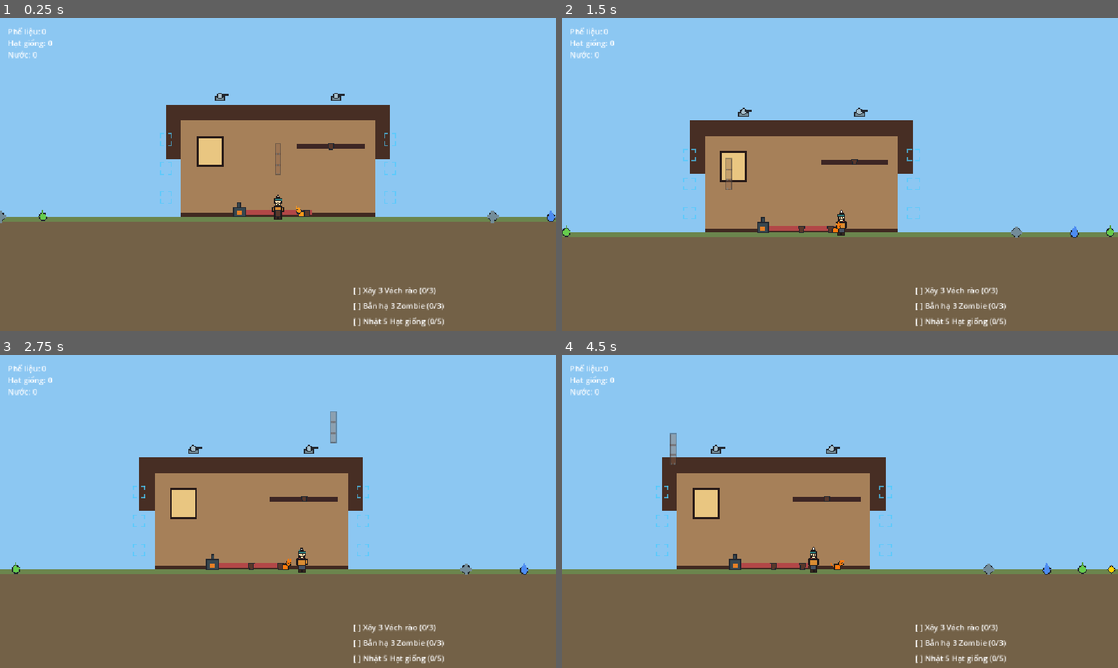
Above: before the commit, frames 1-4 (two rows, left to right).
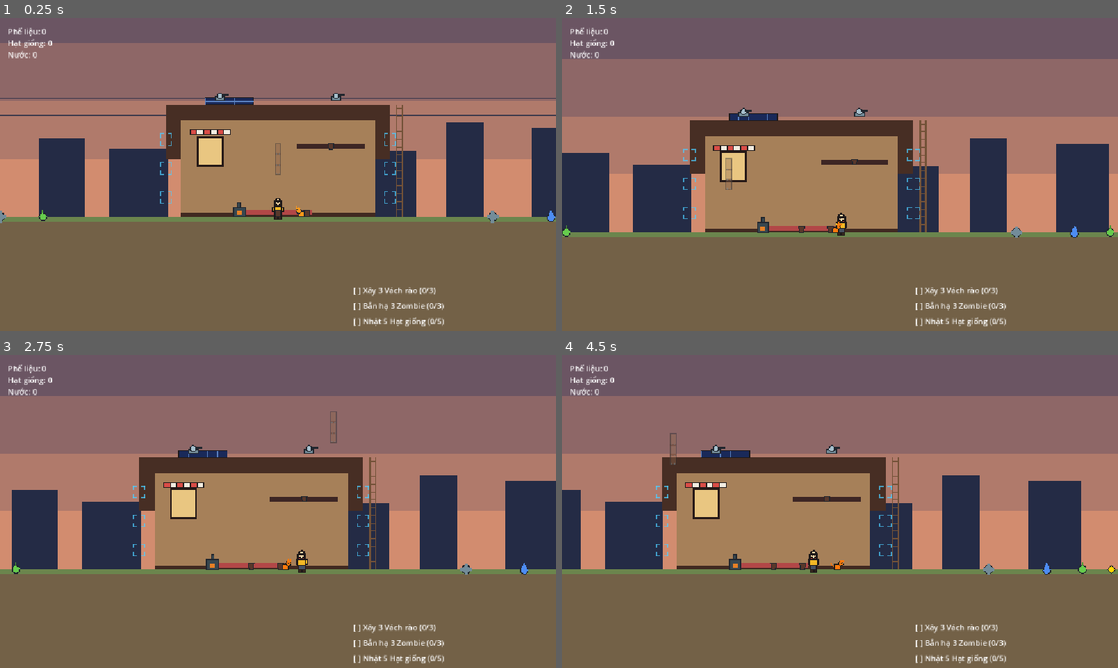
Above: after the commit, the same moments.

Repository: vuphamhocvienmatma/insomnia-dark-war
Game: Godot game, scene res://scenes/main_level.tscn
Two runs of this game, one before a commit and one after it. Both use one fixed random seed, a clock stepped at 60 frames per second and the inputs below.
Inputs (mouse positions are in pixels of both pictures, inside the frame that each line leads up to):
- Up to frame 1 (0.25 s): no input
- Up to frame 2 (1.5 s): move the mouse to (962, 158) at 0.52 s; press the mouse at (962, 158) at 0.53 s; hold Right (ui_right) 0.53-1.28 s; move the mouse to (728, 190) at 1.27 s; release the mouse at (728, 190) at 1.28 s; hold Left (ui_left) from 1.28 s (still down); tap E (interact) at 1.35 s
- Up to frame 3 (2.75 s): move the mouse to (333, 442) at 2.02 s; release Left (ui_left) at 2.03 s; press the mouse at (333, 442) at 2.03 s; hold Right (ui_right) from 2.03 s (still down)
- Up to frame 4 (4.5 s): move the mouse to (812, 574) at 2.77 s; release the mouse at (812, 574) at 2.78 s; tap E (interact) at 2.85, 4.35 s; move the mouse to (1006, 558) at 3.52 s; release Right (ui_right) at 3.53 s; press the mouse at (1006, 558) at 3.53 s; hold Left (ui_left) from 3.53 s (still down); move the mouse to (673, 464) at 4.27 s; release the mouse at (673, 464) at 4.28 s

The runs differ from the first frame. In frame 1, 50% of the frame differs, in the area x 0-100%, y 0-64%; in frame 2, 55%, in the area x 0-100%, y 0-69%; in frame 3, 55%; in frame 4, 55%.

Commit message:
dusk vibe: skyline gradient+sun+power lines, cabin awning+solar+ladder, hoodie yellow+black hair

Diff:
--- a/insomnia-in-the-dark-war/scenes/main_level.tscn
+++ b/insomnia-in-the-dark-war/scenes/main_level.tscn
@@ -22,7 +22,7 @@
 offset_top = -1200.0
 offset_right = 1250.0
 offset_bottom = 0.0
-color = Color(0.55, 0.78, 0.95, 1)
+color = Color(0.15, 0.19, 0.36, 1)
 
 [node name="Clouds" type="Node2D" parent="."]
 z_index = -9
--- /dev/null
+++ b/insomnia-in-the-dark-war/scripts/art_cabin_props.gd
@@ -0,0 +1,59 @@
+extends Node2D
+
+const WOOD := Color(0.45, 0.32, 0.22, 1.0)
+const AWNING_RED := Color(0.85, 0.30, 0.28, 1.0)
+const AWNING_WHITE := Color(0.95, 0.93, 0.88, 1.0)
+const SOLAR := Color(0.10, 0.16, 0.35, 1.0)
+const SOLAR_LINE := Color(0.35, 0.50, 0.75, 1.0)
+
+func _ready() -> void:
+	z_index = -3
+
+func _draw() -> void:
+	_draw_awning()
+	_draw_solar_panel()
+	_draw_ladder()
+
+func _draw_awning() -> void:
+	var stripe_w: float = 14.0
+	var stripe_h: float = 10.0
+	var base_y: float = -180.0
+	var base_x: float = -182.0
+	for i in 6:
+		var color: Color = AWNING_RED if (i % 2 == 0) else AWNING_WHITE
+		var rx: float = base_x + stripe_w * float(i)
+		var rect := Rect2(rx, base_y, stripe_w, stripe_h)
+		draw_rect(rect, color)
+		_draw_rect_outline(rect, Color(0.12, 0.10, 0.10, 1.0))
+	draw_line(Vector2(base_x, base_y + stripe_h), Vector2(base_x + stripe_w * 6.0, base_y + stripe_h), Color(0.12, 0.10, 0.10, 1.0), 1.0)
+
+func _draw_solar_panel() -> void:
+	var panel := Rect2(-150.0, -246.0, 100.0, 14.0)
+	draw_rect(panel, SOLAR)
+	_draw_rect_outline(panel, Color(0.12, 0.10, 0.10, 1.0))
+	var px: float = -150.0
+	while px < -50.0:
+		draw_line(Vector2(px, -246.0), Vector2(px, -232.0), SOLAR_LINE, 1.0)
+		px += 20.0
+	draw_line(Vector2(-150.0, -239.0), Vector2(-50.0, -239.0), SOLAR_LINE, 1.0)
+
+func _draw_ladder() -> void:
+	var left_x: float = 246.0
+	var right_x: float = 258.0
+	var top_y: float = -232.0
+	draw_line(Vector2(left_x, 0.0), Vector2(left_x, top_y), WOOD, 3.0)
+	draw_line(Vector2(right_x, 0.0), Vector2(right_x, top_y), WOOD, 3.0)
+	var rung_y: float = -16.0
+	while rung_y > top_y:
+		draw_line(Vector2(left_x, rung_y), Vector2(right_x, rung_y), WOOD, 2.0)
+		rung_y -= 16.0
+
+func _draw_rect_outline(r: Rect2, col: Color) -> void:
+	var pts := PackedVector2Array([
+		r.position,
+		Vector2(r.position.x + r.size.x, r.position.y),
+		Vector2(r.position.x + r.size.x, r.position.y + r.size.y),
+		Vector2(r.position.x, r.position.y + r.size.y),
+		r.position
+	])
+	draw_polyline(pts, col, 2.0)
--- a/insomnia-in-the-dark-war/scripts/art_player.gd
+++ b/insomnia-in-the-dark-war/scripts/art_player.gd
@@ -3,11 +3,10 @@
 const OUTLINE := Color(0.12, 0.10, 0.10)
 const BOOTS := Color(0.22, 0.16, 0.12)
 const PANTS := Color(0.28, 0.32, 0.38)
-const SWEATER := Color(0.85, 0.55, 0.20)
+const SWEATER := Color(0.95, 0.72, 0.15)
 const SCARF := Color(0.75, 0.22, 0.22)
 const SKIN := Color(1.0, 0.87, 0.68)
-const BEANIE := Color(0.18, 0.50, 0.50)
-const POM_POM := Color(0.9, 0.9, 0.9)
+const HAIR := Color(0.14, 0.11, 0.10)
 
 func _draw() -> void:
 	_draw_boots()
@@ -15,7 +14,7 @@
 	_draw_sweater()
 	_draw_scarf()
 	_draw_head()
-	_draw_beanie()
+	_draw_hair()
 
 func _draw_boots() -> void:
 	var left := Rect2(-7.0, 0.0, 6.0, 6.0)
@@ -53,19 +52,23 @@
 	draw_circle(Vector2(-2.0, -30.0), 1.2, OUTLINE)
 	draw_circle(Vector2(2.0, -30.0), 1.2, OUTLINE)
 
-func _draw_beanie() -> void:
-	var brim := Rect2(-7.0, -37.0, 14.0, 4.0)
-	draw_rect(brim, BEANIE)
-	_draw_rect_outline(brim, OUTLINE)
+func _draw_hair() -> void:
 	var dome_pts := PackedVector2Array()
 	var segments: int = 20
 	for i in segments + 1:
 		var angle: float = PI + PI * float(i) / float(segments)
-		dome_pts.append(Vector2(cos(angle) * 7.0, sin(angle) * 7.0 - 33.0))
-	draw_polyline(dome_pts, BEANIE, 2.0)
-	_draw_circle_outline(Vector2(0.0, -33.0), 7.0, OUTLINE)
-	draw_circle(Vector2(0.0, -42.0), 2.5, POM_POM)
-	_draw_circle_outline(Vector2(0.0, -42.0), 2.5, OUTLINE)
+		dome_pts.append(Vector2(cos(angle) * 7.5, sin(angle) * 7.5 - 31.0))
+	draw_polyline(dome_pts, HAIR, 2.0)
+	_draw_circle_outline(Vector2(0.0, -31.0), 7.5, OUTLINE)
+	var top := Rect2(-7.0, -34.0, 14.0, 3.0)
+	draw_rect(top, HAIR)
+	_draw_rect_outline(top, OUTLINE)
+	var left_strand := Rect2(-8.0, -32.0, 2.0, 10.0)
+	var right_strand := Rect2(6.0, -32.0, 2.0, 10.0)
+	draw_rect(left_strand, HAIR)
+	draw_rect(right_strand, HAIR)
+	_draw_rect_outline(left_strand, OUTLINE)
+	_draw_rect_outline(right_strand, OUTLINE)
 
 func _draw_rect_outline(r: Rect2, col: Color) -> void:
 	var pts := PackedVector2Array([
--- /dev/null
+++ b/insomnia-in-the-dark-war/scripts/art_skyline.gd
@@ -0,0 +1,55 @@
+extends Node2D
+
+const SILHOUETTE := Color(0.14, 0.17, 0.27, 1.0)
+
+var _building_rects: Array[Rect2] = []
+
+func _ready() -> void:
+	z_index = -10
+	var rng := RandomNumberGenerator.new()
+	rng.seed = 42
+	var x: float = -1250.0
+	while x < 1250.0:
+		var w: float = rng.randf_range(60.0, 140.0)
+		var h: float = rng.randf_range(60.0, 220.0)
+		_building_rects.append(Rect2(x, -h, w, h))
+		x += rng.randf_range(120.0, 220.0)
+
+func _draw() -> void:
+	_draw_gradient_sky()
+	_draw_sun()
+	_draw_buildings()
+	_draw_power_poles()
+	_draw_power_lines()
+
+func _draw_gradient_sky() -> void:
+	var top_color := Color(0.15, 0.19, 0.36, 1.0)
+	var bottom_color := Color(0.96, 0.62, 0.45, 1.0)
+	var band_h: float = 120.0
+	var bands: int = 6
+	for i in bands:
+		var t: float = float(i) / float(bands)
+		var color: Color = top_color.lerp(bottom_color, t)
+		var y: float = -720.0 + band_h * float(i)
+		draw_rect(Rect2(-1250.0, y, 2500.0, band_h), color)
+
+func _draw_sun() -> void:
+	draw_circle(Vector2(-750.0, -70.0), 36.0, Color(0.99, 0.80, 0.55, 1.0))
+
+func _draw_buildings() -> void:
+	for rect in _building_rects:
+		draw_rect(rect, SILHOUETTE)
+
+func _draw_power_poles() -> void:
+	var pole_y_start: float = 0.0
+	var pole_y_end: float = -260.0
+	for px in [-950.0, 900.0]:
+		draw_line(Vector2(px, pole_y_start), Vector2(px, pole_y_end), SILHOUETTE, 4.0)
+		draw_line(Vector2(px - 35.0, -250.0), Vector2(px + 35.0, -250.0), SILHOUETTE, 7.0)
+		draw_line(Vector2(px - 25.0, -215.0), Vector2(px + 25.0, -215.0), SILHOUETTE, 5.0)
+		draw_line(Vector2(px - 15.0, -180.0), Vector2(px + 15.0, -180.0), SILHOUETTE, 3.0)
+
+func _draw_power_lines() -> void:
+	var line_color := Color(0.14, 0.17, 0.27, 0.8)
+	draw_line(Vector2(-950.0, -245.0), Vector2(900.0, -245.0), line_color, 1.0)
+	draw_line(Vector2(-950.0, -210.0), Vector2(900.0, -210.0), line_color, 1.0)
--- a/insomnia-in-the-dark-war/scripts/level_setup.gd
+++ b/insomnia-in-the-dark-war/scripts/level_setup.gd
@@ -7,6 +7,8 @@
 const ZOMBIE_SCENE := preload("res://scenes/zombie.tscn")
 const RELIC_SCENE := preload("res://scenes/relic_item.tscn")
 const NIGHT_SKY_SCRIPT := preload("res://scripts/art_night_sky.gd")
+const SKYLINE_SCRIPT := preload("res://scripts/art_skyline.gd")
+const CABIN_PROPS_SCRIPT := preload("res://scripts/art_cabin_props.gd")
 
 const GROUND_Y: float = 0.0
 
@@ -14,6 +16,14 @@
 var _night_sky: Node2D = null
 
 func _ready() -> void:
+	var skyline := Node2D.new()
+	skyline.set_script(SKYLINE_SCRIPT)
+	add_child(skyline)
+
+	var cabin_props := Node2D.new()
+	cabin_props.set_script(CABIN_PROPS_SCRIPT)
+	add_child(cabin_props)
+
 	_spawn_sockets()
 	_spawn_turrets()
 	_spawn_scrap_field()
